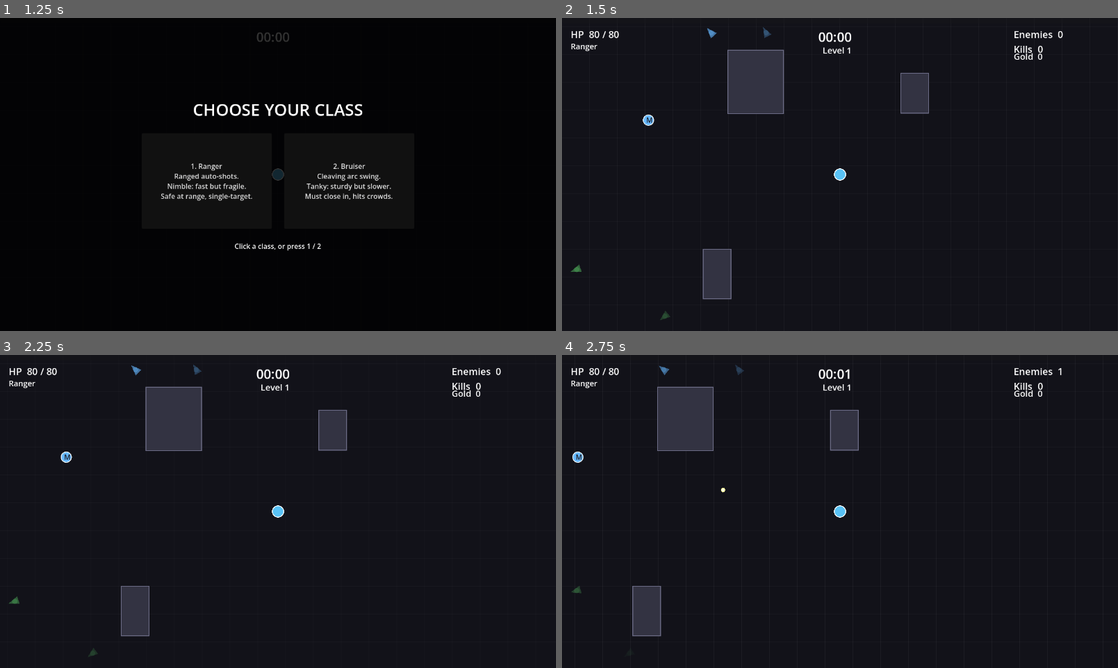
Above: before the commit, frames 1-4 (two rows, left to right).
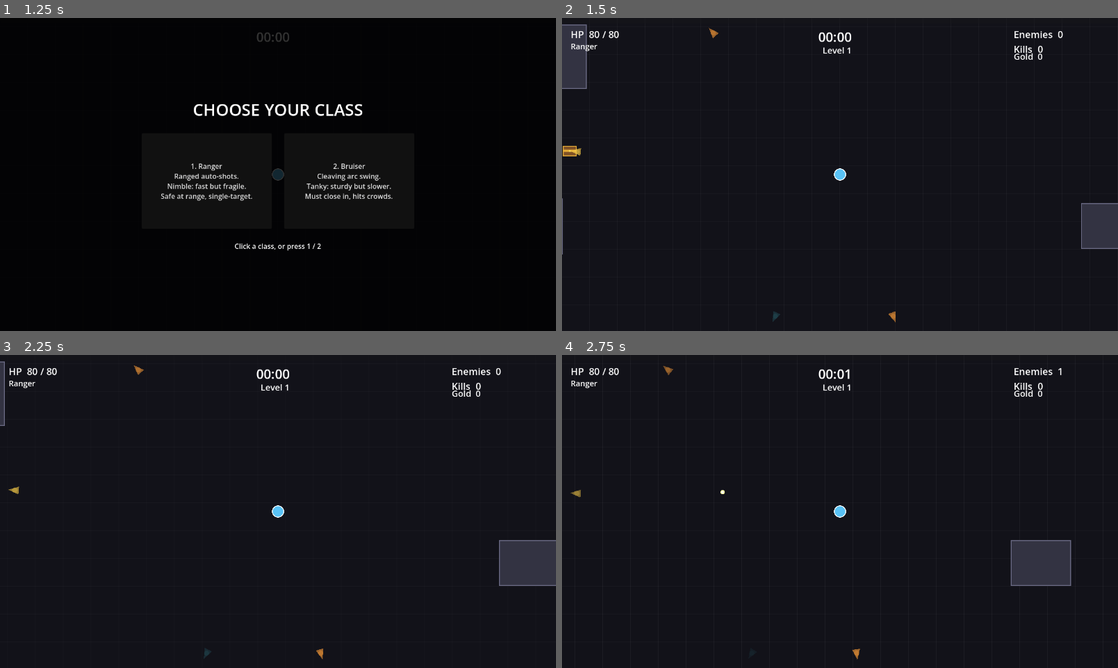
Above: after the commit, the same moments.

Repository: veighnsche/survivors-prototype
Game: Godot game, scene res://main_menu.tscn
Same seed, same stepped clock (60 frames per second), same inputs: the game is played once before the commit and once after it.
Inputs:
- Up to frame 1 (1.25 s): click "Start Run" at 0.5 s
- Up to frame 2 (1.5 s): click "1. Ranger Ranged auto-shots. …" at 1.25 s
- Up to frame 3 (2.25 s): tap Enter at 2 s; hold D from 2.03 s (still down); tap 1 at 2.1 s
- Up to frame 4 (2.75 s): keep holding D

Frame 1 is identical in both runs. In frame 2, 5.8% of the frame differs, in the area x 0-100%, y 2-98%; in frame 3, 5.6%; in frame 4, 5.5%.

Commit message:
Fix loot/obstacle appearing in vertical lines
The per-run seed change hashed a string ("loot:seed:x:y"). Godot's string hash
is djb2-style, so incrementing the Y coordinate changed the hash by ~1: runs of
consecutive cells in a column passed the density test, and the shifted-hash
position offsets were identical across the run — producing evenly-spaced
vertical lines of loot (and buildings).

Fix: hash Vector3i(seed, x, y) instead, which avalanches each component so
adjacent cells are uncorrelated. Verified column distribution is now even.

Co-Authored-By: Claude Opus 4.8 <noreply@anthropic.com>

Diff:
--- a/scripts/loot_field.gd
+++ b/scripts/loot_field.gd
@@ -57,8 +57,9 @@
 func _make(c: Vector2i, cell: float):
 	if c == Vector2i(0, 0):
 		return null  # keep the spawn point clear
-	# Per-run seed + a "loot" salt so it varies each run and differs from buildings.
-	var h := hash("loot:%d:%d:%d" % [world_seed, c.x, c.y])
+	# Vector3i hash avalanches each component (a string hash made consecutive cells
+	# line up). XOR-salt the seed so loot differs from the building layout.
+	var h := hash(Vector3i(world_seed ^ 0x1B873593, c.x, c.y))
 	if posmod(h, 100) >= int(Config.LOOT_DENSITY):
 		return null
 
--- a/scripts/obstacle_field.gd
+++ b/scripts/obstacle_field.gd
@@ -47,7 +47,9 @@
 func _make(c: Vector2i, cell: float):
 	if c == Vector2i(0, 0):
 		return null  # keep the spawn point clear
-	var h := hash("obs:%d:%d:%d" % [world_seed, c.x, c.y])
+	# Vector3i hash avalanches each component — adjacent cells get uncorrelated
+	# values (a string hash made consecutive cells line up).
+	var h := hash(Vector3i(world_seed, c.x, c.y))
 	if posmod(h, 100) >= int(Config.OBSTACLE_DENSITY):
 		return null
 	var ox := float(posmod(h >> 7, 220)) - 110.0
